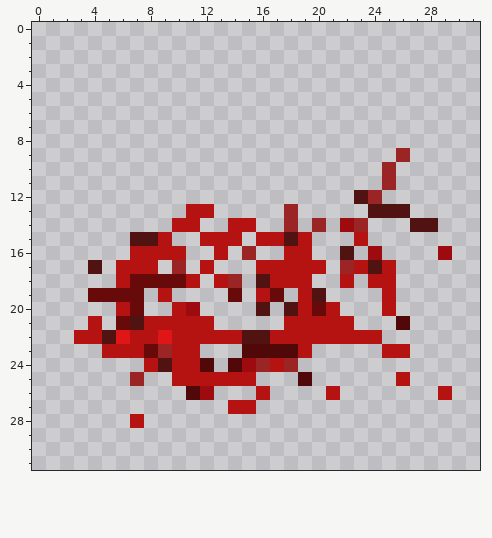
Two versions of one pixel-art sprite, sprites/spr_bloodsplatter/46541d9b-8f2d-4e07-abea-dde6bdddf8aa.png. Above: the version before the commit.
The file is 32x32 pixels.
And afterwards:
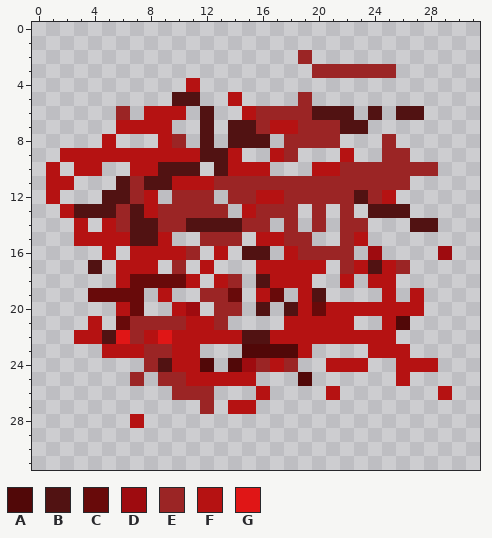
Palette (. is transparent): A #510808  B #511212  C #680a0a  D #9e0b0f  E #9b2525  F #b51212  G #e01616
The edit:
{"y":2,"x":19,"old":".","new":"E"}
{"y":3,"x":20,"old":"......","new":"EEEEEE"}
{"y":4,"x":11,"old":".","new":"F"}
{"y":5,"x":10,"old":"..","new":"BB"}
{"y":5,"x":14,"old":".","new":"F"}
{"y":5,"x":19,"old":".","new":"E"}
{"y":6,"x":6,"old":".","new":"E"}
{"y":6,"x":8,"old":"...","new":"FFF"}
{"y":6,"x":12,"old":".","new":"B"}
{"y":6,"x":15,"old":"........","new":"FEEEEBBB"}
{"y":6,"x":24,"old":".","new":"B"}
{"y":6,"x":26,"old":"..","new":"BB"}
{"y":7,"x":6,"old":"....","new":"FFFF"}
{"y":7,"x":12,"old":".","new":"B"}
{"y":7,"x":14,"old":"..........","new":"BBEFFEEEBB"}
{"y":8,"x":5,"old":".","new":"F"}
{"y":8,"x":9,"old":"..","new":"FE"}
{"y":8,"x":12,"old":".","new":"B"}
{"y":8,"x":14,"old":"...","new":"BBB"}
{"y":8,"x":18,"old":"....","new":"EEEE"}
{"y":8,"x":25,"old":".","new":"E"}
{"y":9,"x":2,"old":".............","new":"FFFFFFFFFFBBF"}
{"y":9,"x":17,"old":"..","new":"FE"}
{"y":9,"x":22,"old":".","new":"F"}
{"y":9,"x":25,"old":".","new":"E"}
{"y":10,"x":1,"old":".","new":"F"}
{"y":10,"x":3,"old":"..","new":"FF"}
{"y":10,"x":7,"old":".....","new":"FFBBB"}
{"y":10,"x":13,"old":"....","new":"BFFF"}
{"y":10,"x":20,"old":".....","new":"FFEEE"}
{"y":10,"x":26,"old":"...","new":"EEE"}
{"y":11,"x":1,"old":"..","new":"FF"}
{"y":11,"x":6,"old":"...................","new":"BEBBFFFEEEEEEEEEEEE"}
{"y":11,"x":26,"old":".","new":"E"}
{"y":12,"x":1,"old":".","new":"F"}
{"y":12,"x":5,"old":"....","new":"BBEF"}
{"y":12,"x":10,"old":"...","new":"EEE"}
{"y":12,"x":14,"old":".........","new":"EEFFEEEEE"}
{"y":12,"x":25,"old":".","new":"F"}
{"y":13,"x":2,"old":".........FF.","new":"FBBBEBFEEEEE"}
{"y":13,"x":15,"old":"...","new":"FEE"}
{"y":13,"x":20,"old":".","new":"E"}
{"y":13,"x":22,"old":".","new":"E"}
{"y":14,"x":3,"old":".","new":"F"}
{"y":14,"x":5,"old":".....FF..FF.","new":"FEBBEEBBBBEE"}
{"y":14,"x":22,"old":"D","new":"E"}
{"y":15,"x":3,"old":"....","new":"FFFF"}
{"y":15,"x":12,"old":"FFF","new":"EEE"}
{"y":15,"x":18,"old":"BF","new":"EE"}
{"y":15,"x":22,"old":".","new":"E"}
{"y":16,"x":5,"old":".","new":"F"}
{"y":16,"x":11,"old":".","new":"E"}
{"y":16,"x":15,"old":"E.","new":"BB"}
{"y":16,"x":19,"old":"F..B","new":"EEEE"}
{"y":17,"x":26,"old":".","new":"E"}
{"y":19,"x":12,"old":"..","new":"EE"}
{"y":19,"x":27,"old":".","new":"F"}
{"y":20,"x":13,"old":"..","new":"EE"}
{"y":20,"x":22,"old":"...","new":"FFF"}
{"y":20,"x":26,"old":"..","new":"FF"}
{"y":21,"x":7,"old":"BFFF","new":"EEEE"}
{"y":21,"x":13,"old":".","new":"E"}
{"y":21,"x":25,"old":".","new":"F"}
{"y":22,"x":7,"old":"F","new":"E"}
{"y":22,"x":25,"old":".","new":"F"}
{"y":23,"x":8,"old":"C","new":"E"}
{"y":23,"x":24,"old":".","new":"F"}
{"y":24,"x":8,"old":"F","new":"E"}
{"y":24,"x":21,"old":"...","new":"FFF"}
{"y":24,"x":26,"old":"...","new":"FFF"}
{"y":25,"x":9,"old":".F","new":"EE"}
{"y":26,"x":10,"old":".AD","new":"EEE"}
{"y":27,"x":12,"old":".","new":"E"}
{"label":"changed","picture_box":[46,50,438,414]}
